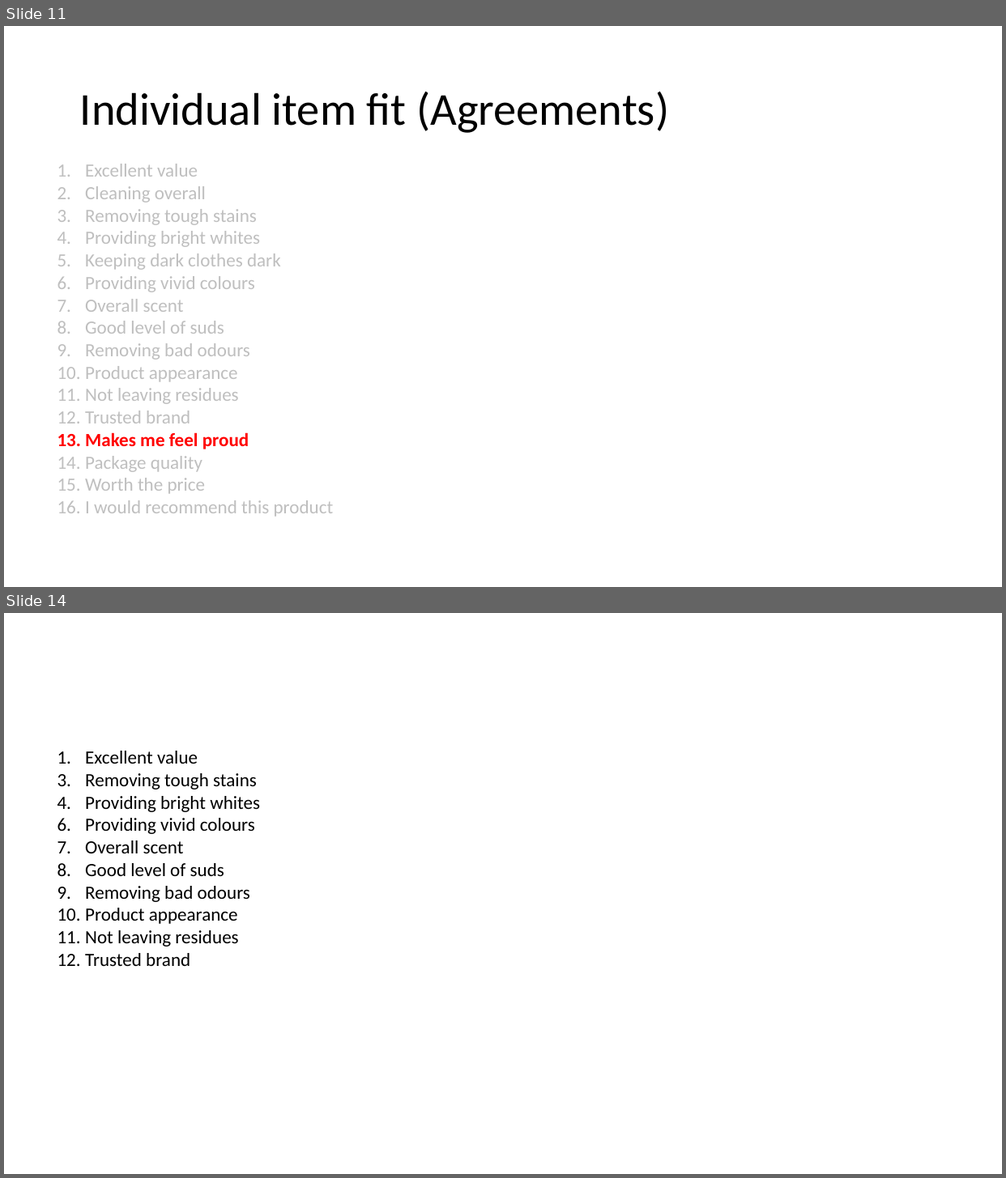
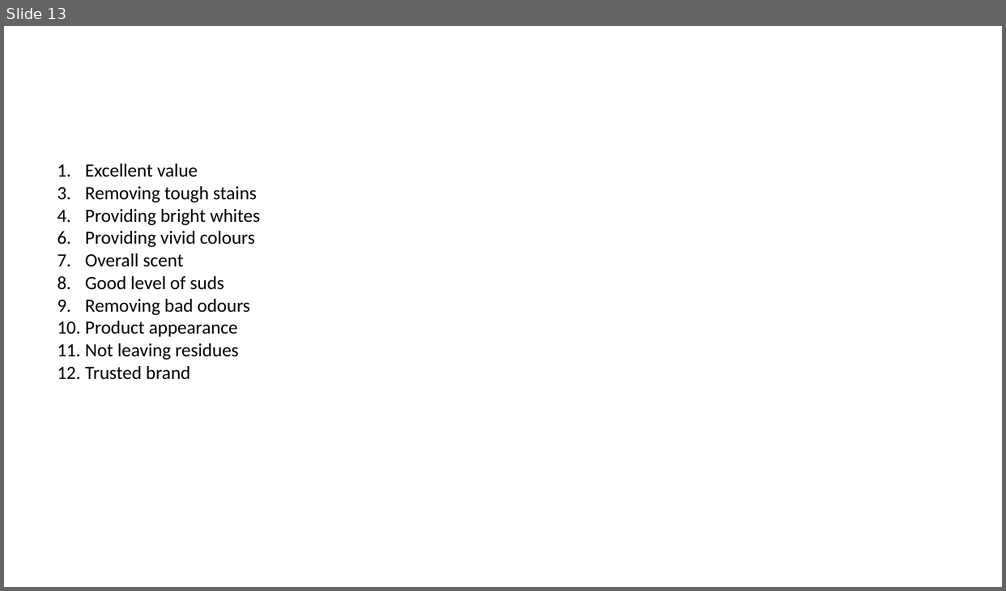
Before and after one commit to CaitlinChalk/data_science_internship, a slide deck: presentations/project1/presentation1_caitlin.pptx. Shown one above the other, each under a label of ours: slides 11 and 14 before the commit, slide 13 after it; the slides between them are not shown. The pictures are 1006x1178 and 1006x591 pixels, drawn with LibreOffice and Linux fonts; fonts in the diff are those of the drawing. Boxes give left, top, right and bottom in pixels: in the first picture for what was removed or moved away, otherwise in the second. Text is boxed around its words. In the diff, an @@ line names an element or a change of style, - is before the commit and + after.

```diff
--- a/presentations/project1/presentation1_caitlin.pptx
+++ b/presentations/project1/presentation1_caitlin.pptx
@@ slide 11 removed at <box>4,26,1002,587</box>, background #FFFFFF @@
@@ title removed at <box>80,92,669,133</box> @@
-Individual item fit (Agreements)
@@ text removed at <box>85,164,334,517</box> @@
-1. Excellent value
-2. Cleaning overall
-3. Removing tough stains
-4. Providing bright whites
-5. Keeping dark clothes dark
-6. Providing vivid colours
-7. Overall scent
-8. Good level of suds
-9. Removing bad odours
-10. Product appearance
-11. Not leaving residues
-12. Trusted brand
-13. Makes me feel proud
-14. Package quality
-15. Worth the price
-16. I would recommend this product
@@ what was slide 14 is now slide 13 @@
```
Also in this commit, not shown: 7 slides changed, 6 slides added, 7 other slides removed, 1 other file.
